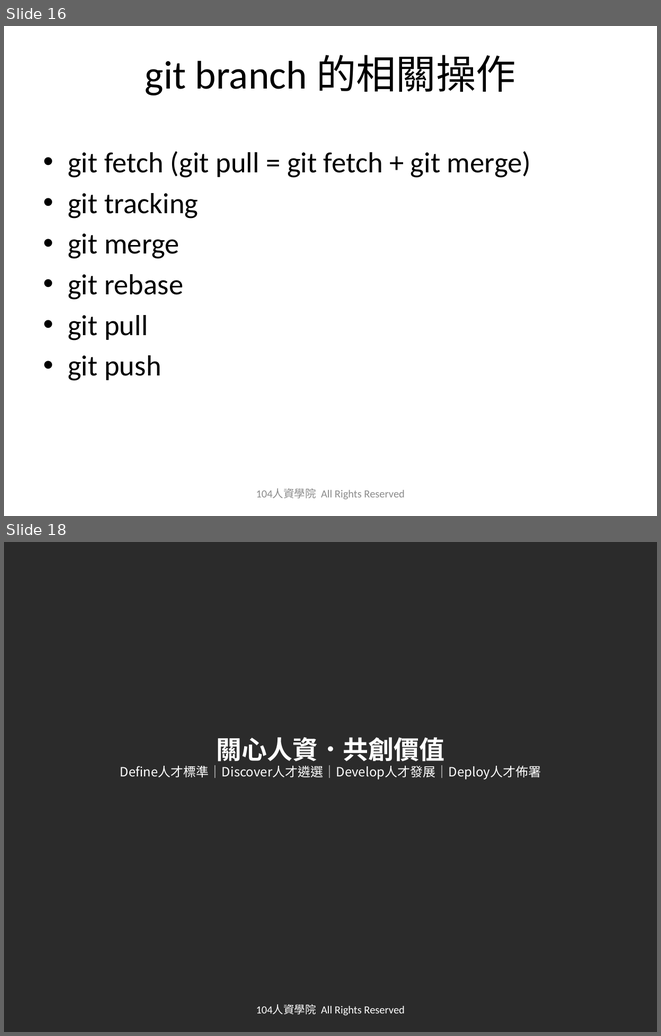
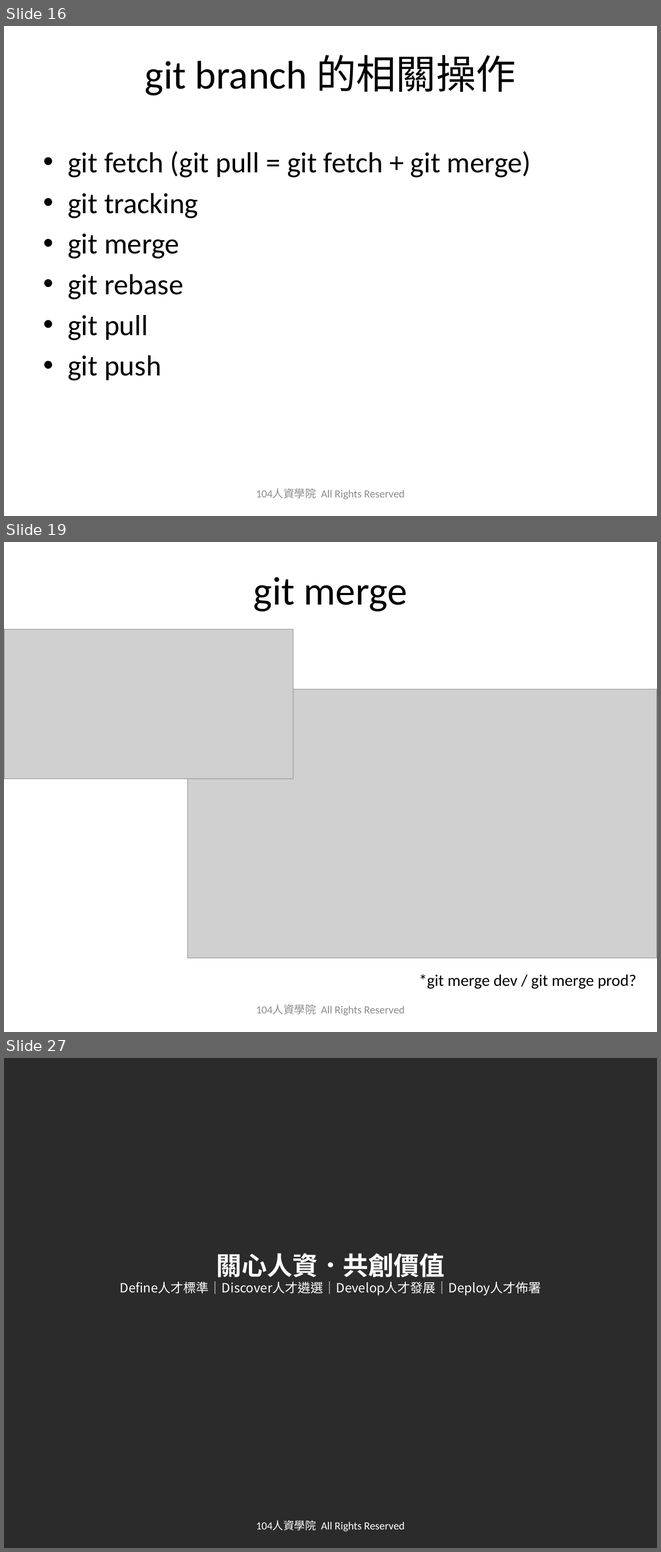
Before and after one commit to austinwang104/playGit, a slide deck: 2019_0627_Git_Share_HA.pptx. Shown one above the other, each under a label of ours: slides 16 and 18 before the commit, slides 16, 19 and 27 after it; the slides between them are not shown. The pictures are 661x1036 and 661x1552 pixels, drawn with LibreOffice and Linux fonts; fonts in the diff are those of the drawing; grey boxes stand for pictures; background and template pictures are left out; a plain dark background stands for a picture behind light text. Boxes give left, top, right and bottom in pixels: in the first picture for what was removed or moved away, otherwise in the second. Text is boxed around its words. In the diff, an @@ line names an element or a change of style, - is before the commit and + after.

```diff
--- a/2019_0627_Git_Share_HA.pptx
+++ b/2019_0627_Git_Share_HA.pptx
@@ slide 19 added at [4,542,657,1032], background picture (left out) @@
@@ title added at [254,577,407,611], 44 pt, text #000000 @@
+git merge
@@ picture added at [4,629,293,778] @@
@@ picture added at [187,689,657,958] @@
@@ text added at [419,974,636,989], 18 pt, text #000000 @@
+*git merge dev / git merge prod?
@@ text added at [256,1004,405,1015], 12 pt, text #8C8C8C @@
+104人資學院 All Rights Reserved
@@ what was slide 18 is now slide 27 @@
```
Also in this commit, not shown: 1 slide changed, 8 other slides added, 1 other file.
